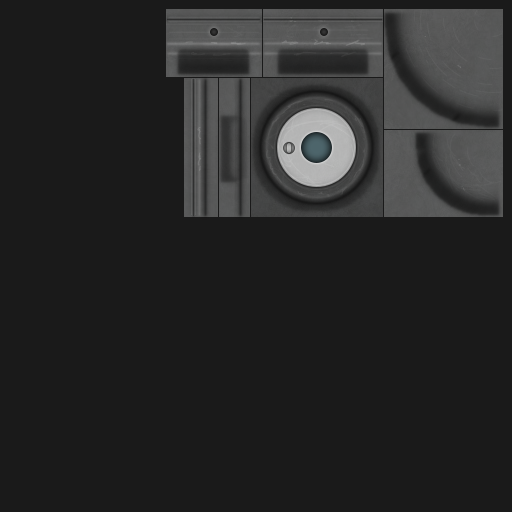
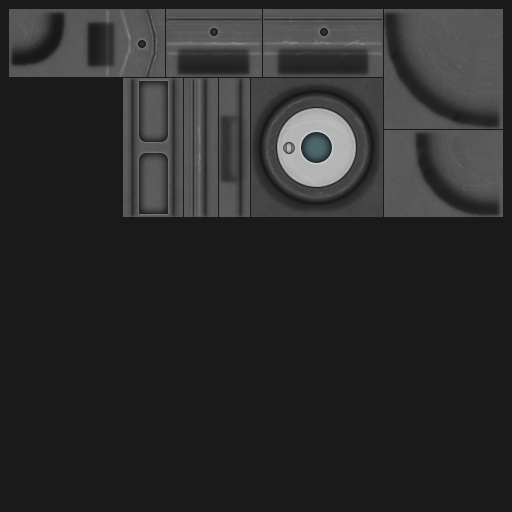
Revision of a layered (512, 512) image; what changed, layer by layer:
painted on "ao 2" over [9, 9, 169, 83]
painted on "ao 1" over [9, 10, 164, 78]
painted on "high 2" over [37, 29, 132, 66]
painted on "high 1" over [105, 9, 183, 217]
painted on "low 2" over [127, 76, 183, 218]
painted on "low 1" over [129, 76, 177, 218]
painted on "bolts 1" over [138, 40, 146, 48]
painted on "b" (2nd of 3, in "b") over [147, 10, 155, 77]
painted on "b higher" over [146, 16, 158, 72]
painted on "b high" over [145, 10, 158, 77]
painted on "grime 2" over [17, 12, 165, 77]
painted on "grime 1" over [138, 9, 175, 84]
painted on "wear" over [9, 9, 183, 217]
painted on "b" (3rd of 3) over [9, 9, 183, 217]
